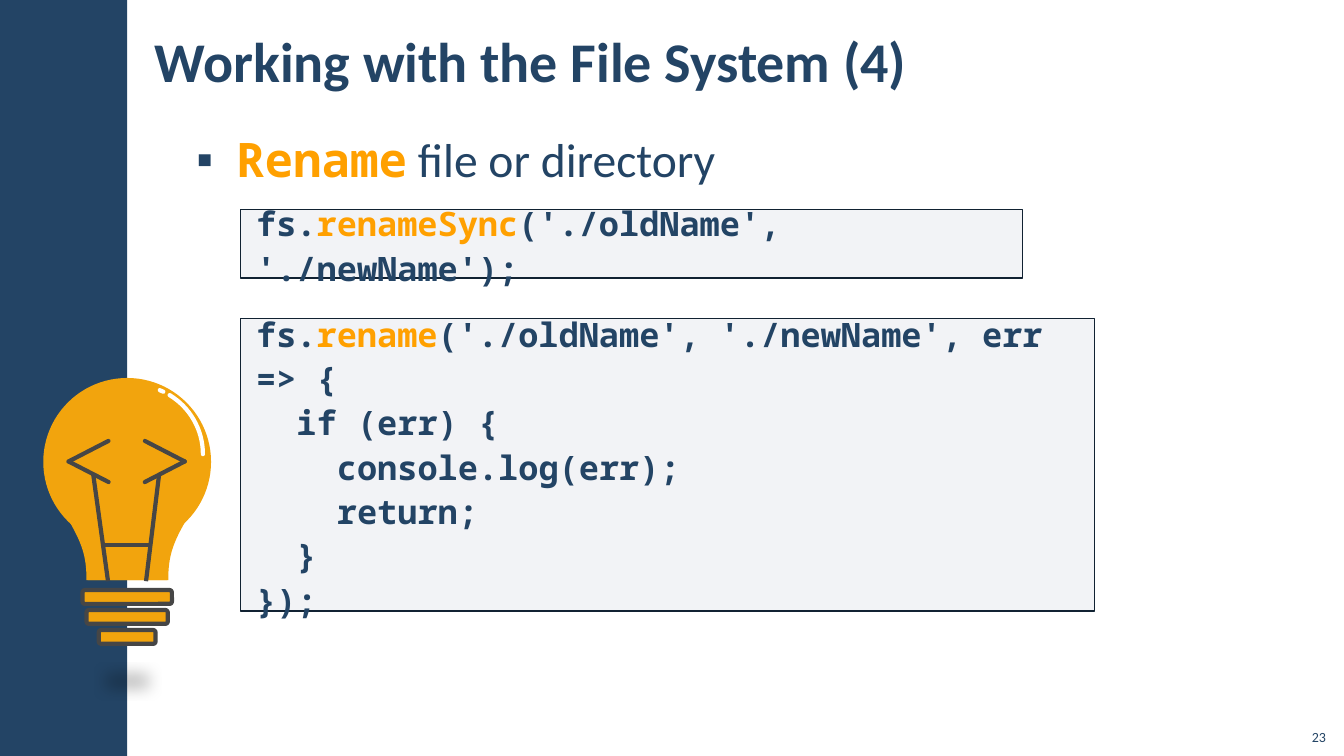
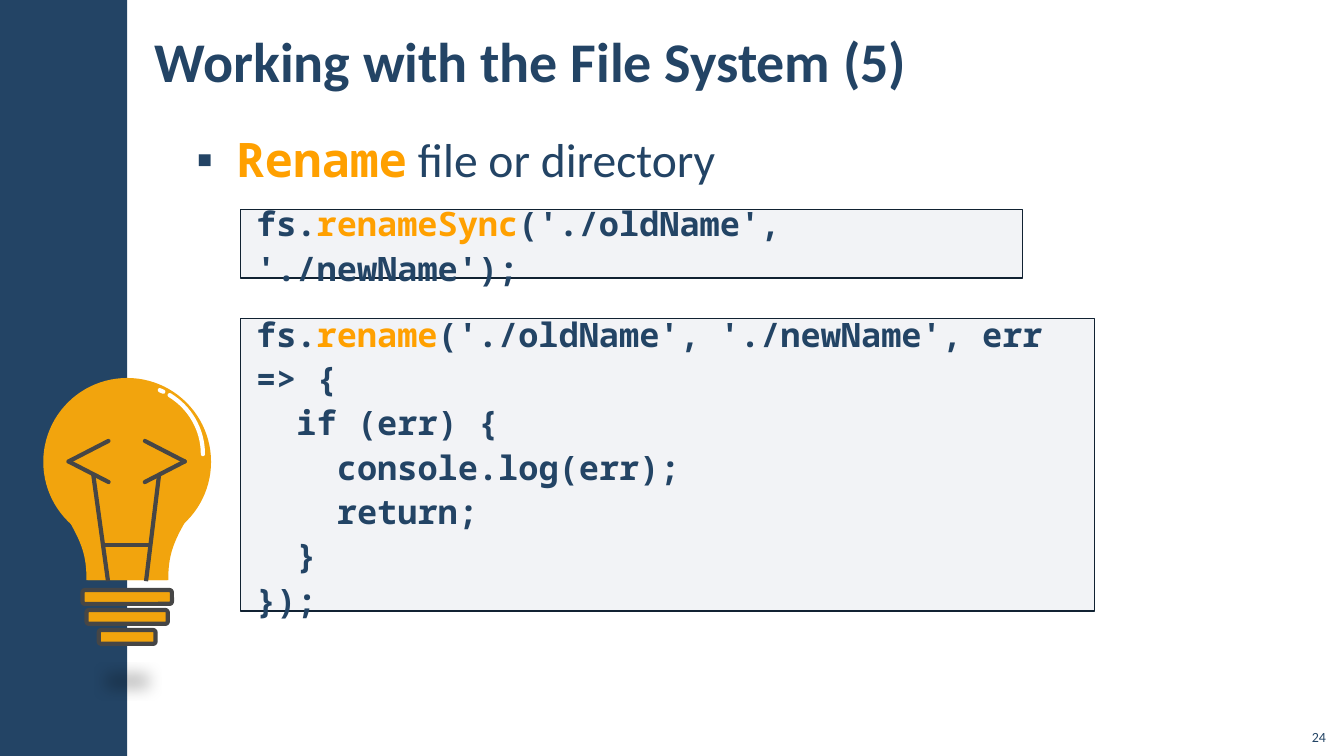
Before and after one commit to ErayErol/Software-University-Courses, a slide deck: slide 24 of 2021.09 - [ JS Back End ]/02 - [ NodeJS Streams and Utilities ]/00 - [ Resources ]/Presentation.pptx (slide 23 before the commit). Drawn at 1344x756 pixels with LibreOffice and Linux fonts; fonts in the diff are those of the drawing; background and template pictures are left out. Boxes give left, top, right and bottom in pixels: in the first picture for what was removed or moved away, otherwise in the second. Text is boxed around its words. In the diff, an @@ line names an element or a change of style, - is before the commit and + after.

```diff
--- a/2021.09 - [ JS Back End ]/02 - [ NodeJS Streams and Utilities ]/00 - [ Resources ]/Presentation.pptx
+++ b/2021.09 - [ JS Back End ]/02 - [ NodeJS Streams and Utilities ]/00 - [ Resources ]/Presentation.pptx
@@ title at (155, 40, 906, 92): text changed @@
-Working with the File System (4)
+Working with the File System (5)
@@ page number at (1312, 733, 1326, 742): text changed @@
-23
+24
```
Also in this commit, not shown: 7 other slides changed, 2 slides added, 1 other file.
